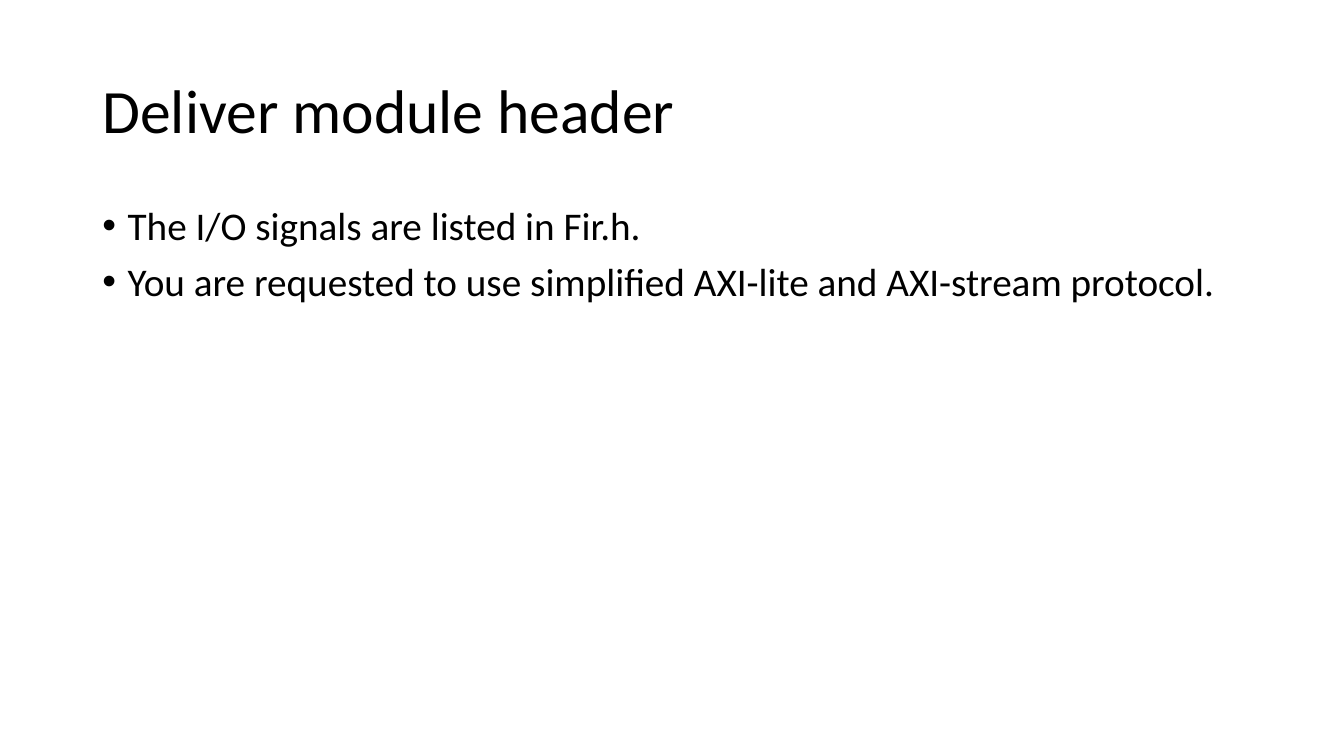
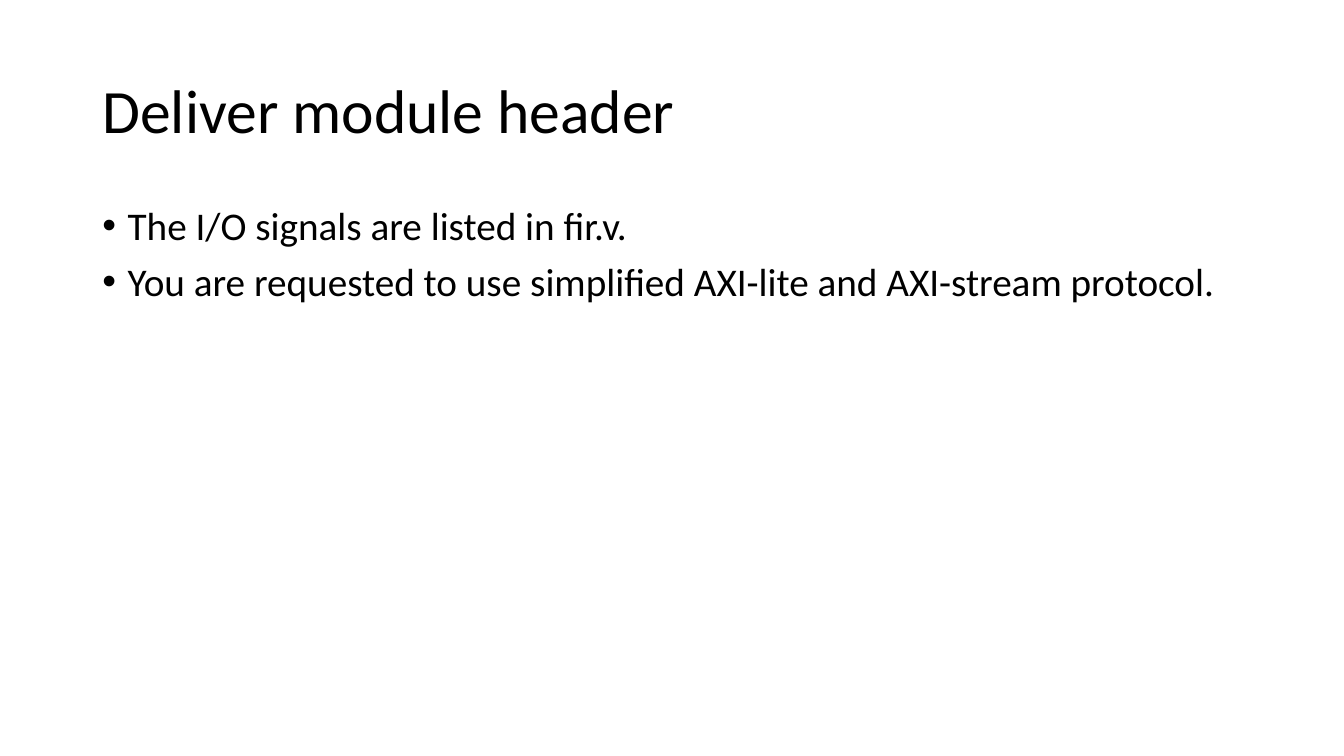
Before and after one commit to ZheChen-Bill/lab3_workbook, a slide deck: slide 4 of submission_Caravel SOC User Project (FIR).pptx. Drawn at 1344x756 pixels with LibreOffice and Linux fonts; fonts in the diff are those of the drawing. Boxes give left, top, right and bottom in pixels: in the first picture for what was removed or moved away, otherwise in the second. Text is boxed around its words. In the diff, an @@ line names an element or a change of style, - is before the commit and + after.

Commit message:
change the description

```diff
--- a/submission_Caravel SOC User Project (FIR).pptx
+++ b/submission_Caravel SOC User Project (FIR).pptx
@@ text at (x1=128, y1=212, x2=627, y2=247): text changed @@
-• The I/O signals are listed in Fir.h.
+• The I/O signals are listed in fir.v.
```
